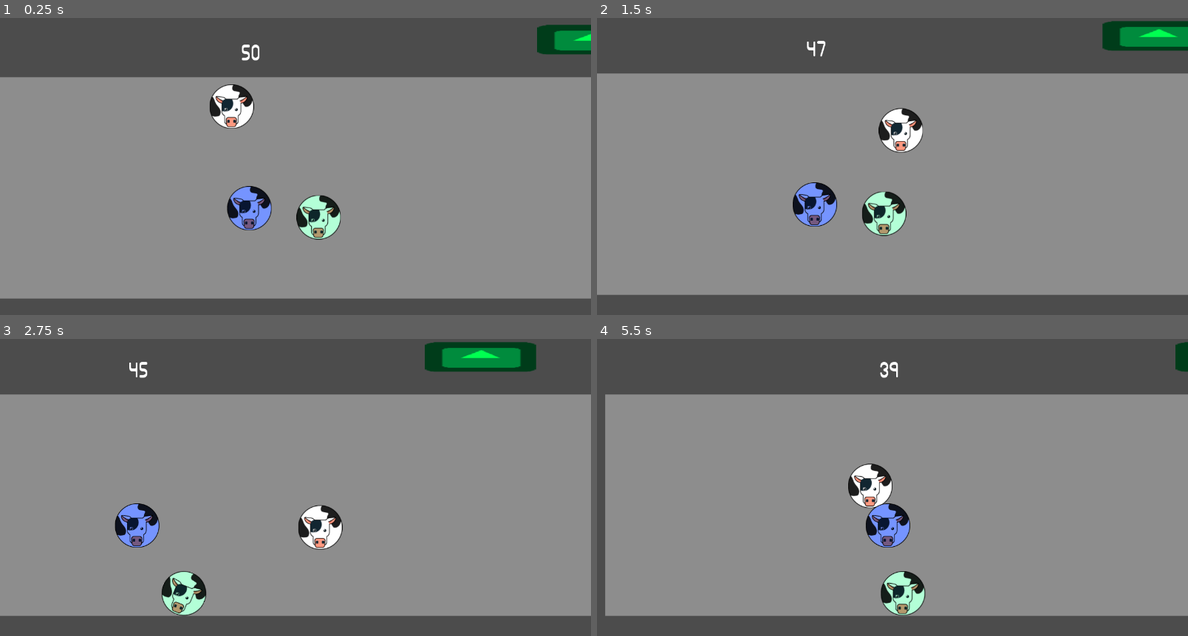
Above: before the commit, frames 1-4 (two rows, left to right).
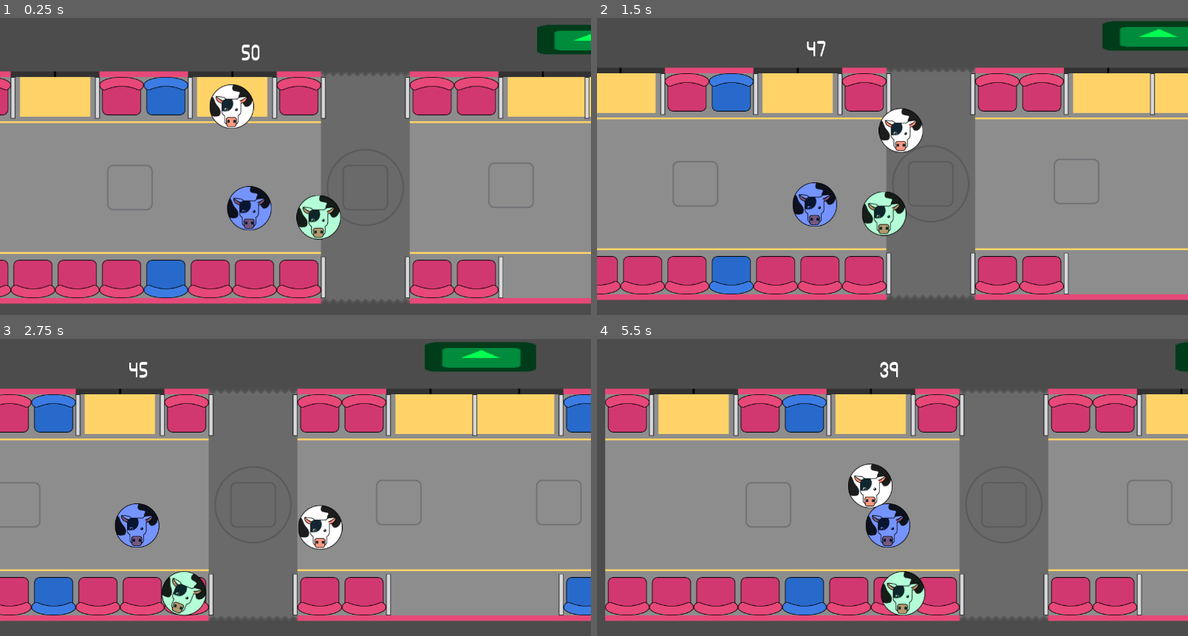
Above: after the commit, the same moments.

Repository: mapedorr/AquiMeBajoYo
Game: Godot game, scene res://scenarios/Transmi.tscn
The game is run twice, just before and just after one commit, with the same random seed, the same clock (stepped at 60 frames per second) and the same inputs. Before the commit the project starts from res://scenarios/Trasnsmi.tscn. The engine's default icon, where the game draws it, is replaced by a stand-in: a white triangle on a blue panel in a dark square.
Inputs:
- Up to frame 1 (0.25 s): no input
- Up to frame 2 (1.5 s): hold Right (ui_right) 0.53-1.28 s; hold Down (ui_down) from 1.28 s (still down)
- Up to frame 3 (2.75 s): release Down (ui_down) at 2.03 s; hold Right (ui_right) from 2.03 s (still down)
- Up to frame 4 (5.5 s): release Right (ui_right) at 2.78 s; hold Up (ui_up) 2.78-3.53 s; hold Left (ui_left) 3.53-5.03 s; hold Down (ui_down) from 5.03 s (still down)

The runs differ from the first frame. In frame 1, 33% of the frame differs, in the area x 0-100%, y 17-97%; in frame 2, 32%; in frame 3, 32%; in frame 4, 34%, in the area x 1-100%, y 16-96%.

Commit message:
adds new background

Diff:
--- a/project.godot
+++ b/project.godot
@@ -16,7 +16,7 @@
 [application]
 
 config/name="AquiMeBajo"
-run/main_scene="res://scenarios/Trasnsmi.tscn"
+run/main_scene="res://scenarios/Transmi.tscn"
 config/icon="res://icon.png"
 
 [display]
--- a/scenarios/Trasnsmi.tscn
+++ b/scenarios/Transmi.tscn
@@ -1,6 +1,6 @@
-[gd_scene load_steps=5 format=2]
+[gd_scene load_steps=6 format=2]
 
-[ext_resource path="res://scenarios/Trasnsmi.gd" type="Script" id=1]
+[ext_resource path="res://scenarios/Transmi.gd" type="Script" id=1]
 [ext_resource path="res://scenarios/Bus.tscn" type="PackedScene" id=2]
 [ext_resource path="res://scenarios/Animals/Player.tscn" type="PackedScene" id=3]
 [ext_resource path="res://custom_resources/themes/elsewhere_theme.tres" type="Theme" id=4]
Binary file changed: scenarios/Assets/piso.png
Renamed: scenarios/Trasnsmi.gd -> scenarios/Transmi.gd
